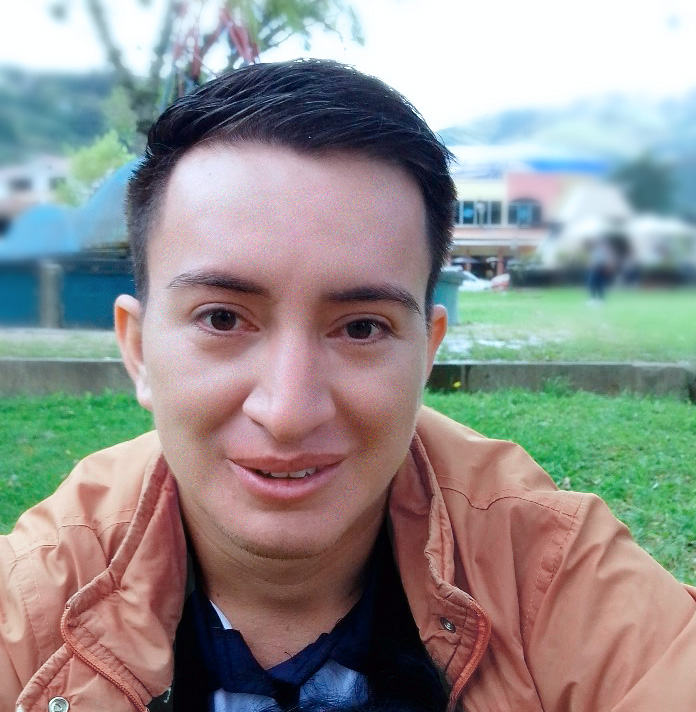
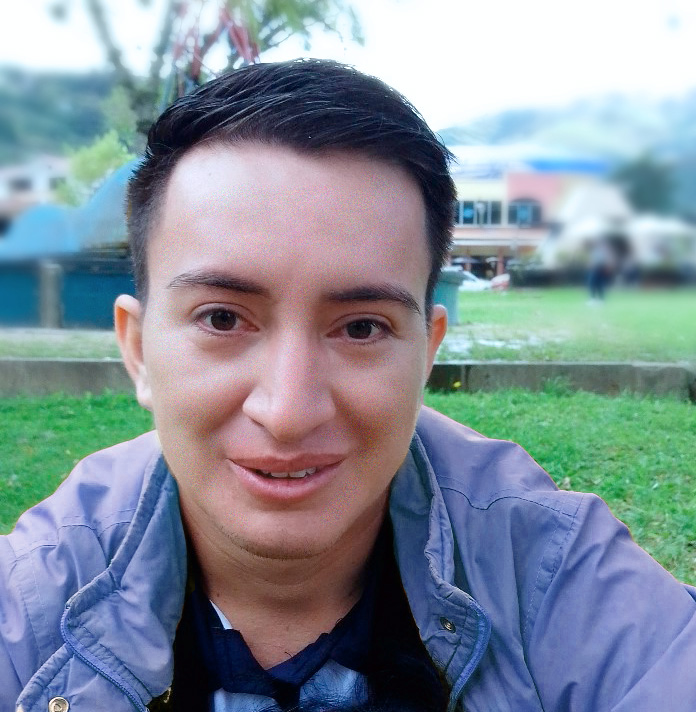
The second w=696, h=712 image is a revision of the first. Changes to its layers:
pixels changed over [0, 198, 696, 712] (layer not identified)
